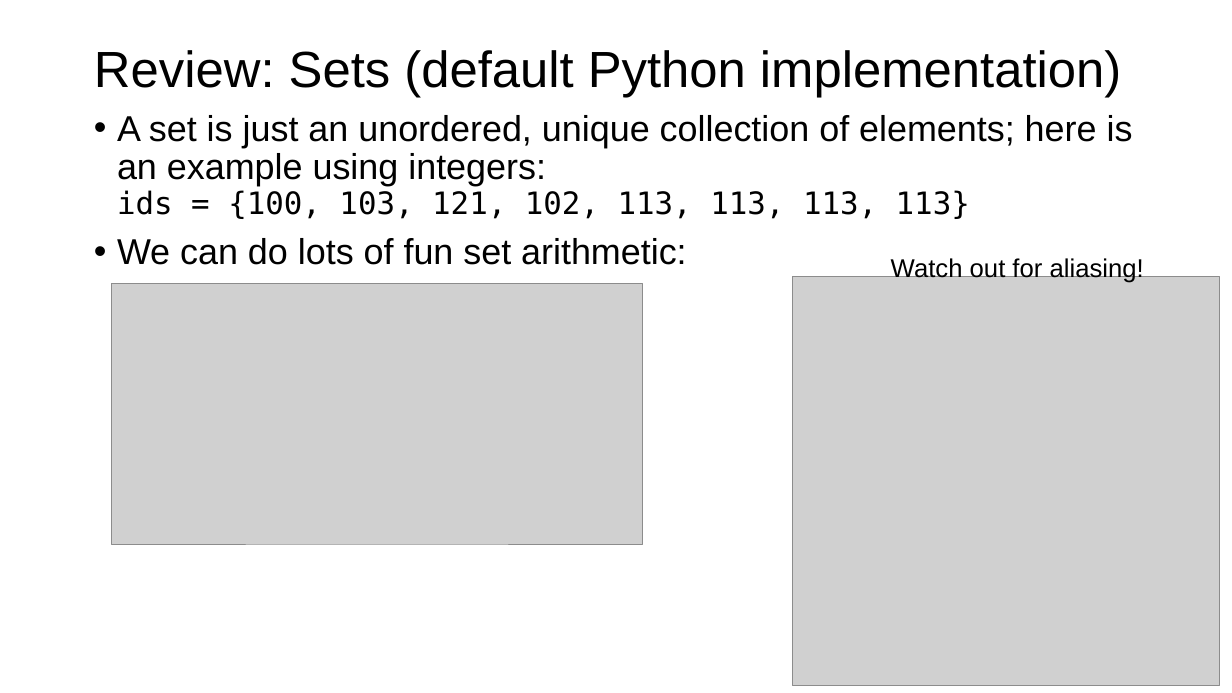
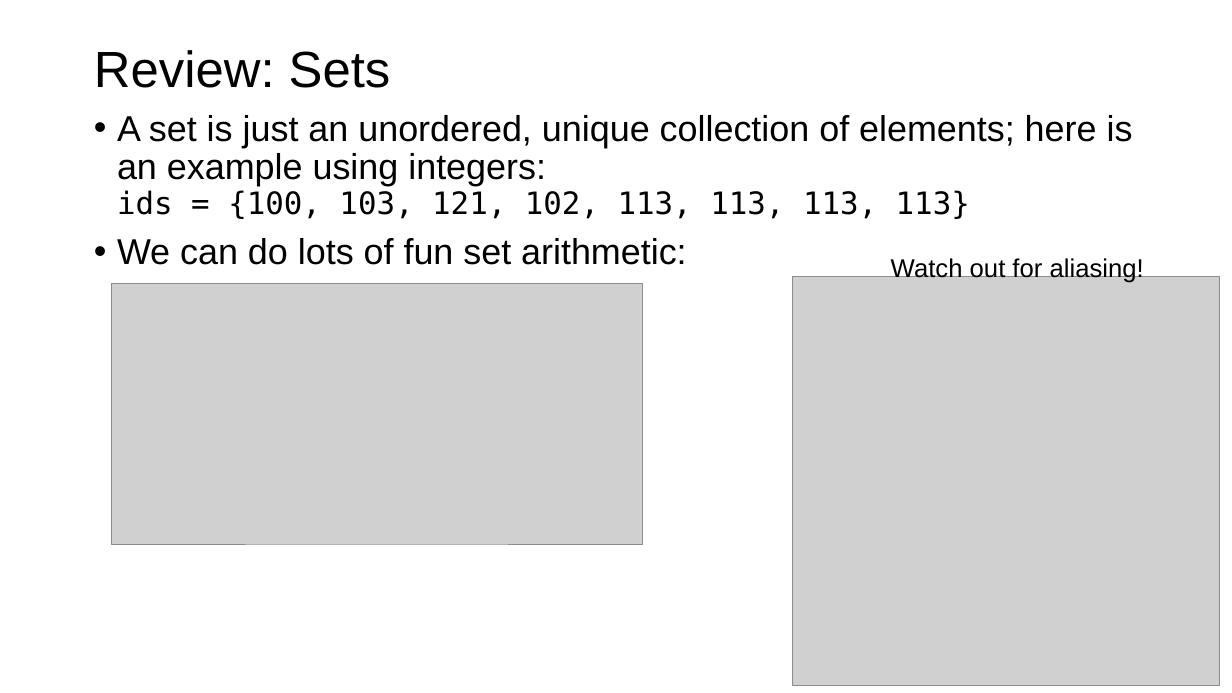
Before and after one commit to parrt/msds692, a slide deck: slide 3 of notes/hashtable.pptx. Drawn at 1232x693 pixels with LibreOffice and Linux fonts; fonts in the diff are those of the drawing; grey boxes stand for pictures; background and template pictures are left out. Boxes give left, top, right and bottom in pixels: in the first picture for what was removed or moved away, otherwise in the second. Text is boxed around its words. In the diff, an @@ line names an element or a change of style, - is before the commit and + after.

```diff
--- a/notes/hashtable.pptx
+++ b/notes/hashtable.pptx
@@ title at [94,50,391,88]: text changed @@
-Review: Sets (default Python implementation)
+Review: Sets
```
Also in this commit, not shown: 2 other slides changed, 22 slides added, 2 slides removed, 3 other files.
